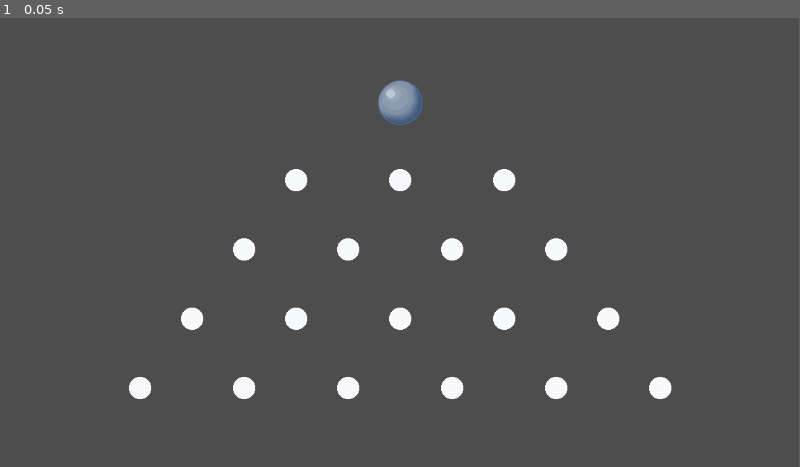
Above: before the commit, frame 1.
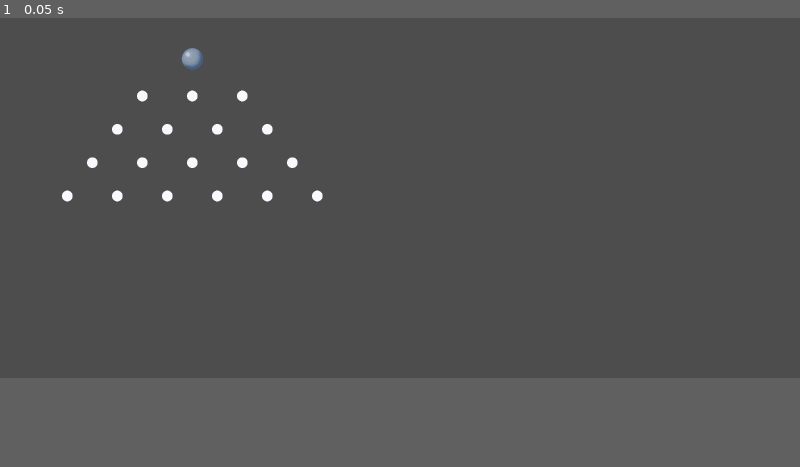
Above: after the commit, the same moment.

Repository: FiCeHo/Plink-go
Game: Godot game, scene res://game.tscn
Same seed, same stepped clock (60 frames per second), same inputs: the game is played once before the commit and once after it.
Inputs:
- Up to frame 1 (0.05 s): no input
The window is 799x449 before the commit and 800x360 after it. Grey fills any space a smaller window leaves; there, only what the larger window draws over its background counts as a difference.

The runs differ from the first frame. In frame 1, 3.1% of the frame differs, in the area x 7-84%, y 6-85%.

Commit message:
resolution resize

Diff:
--- a/plink-go!/project.godot
+++ b/plink-go!/project.godot
@@ -15,6 +15,11 @@
 config/features=PackedStringArray("4.4", "Mobile")
 config/icon="res://icon.svg"
 
+[display]
+
+window/size/viewport_width=2400
+window/size/viewport_height=1080
+
 [input]
 
 ui_touch={
